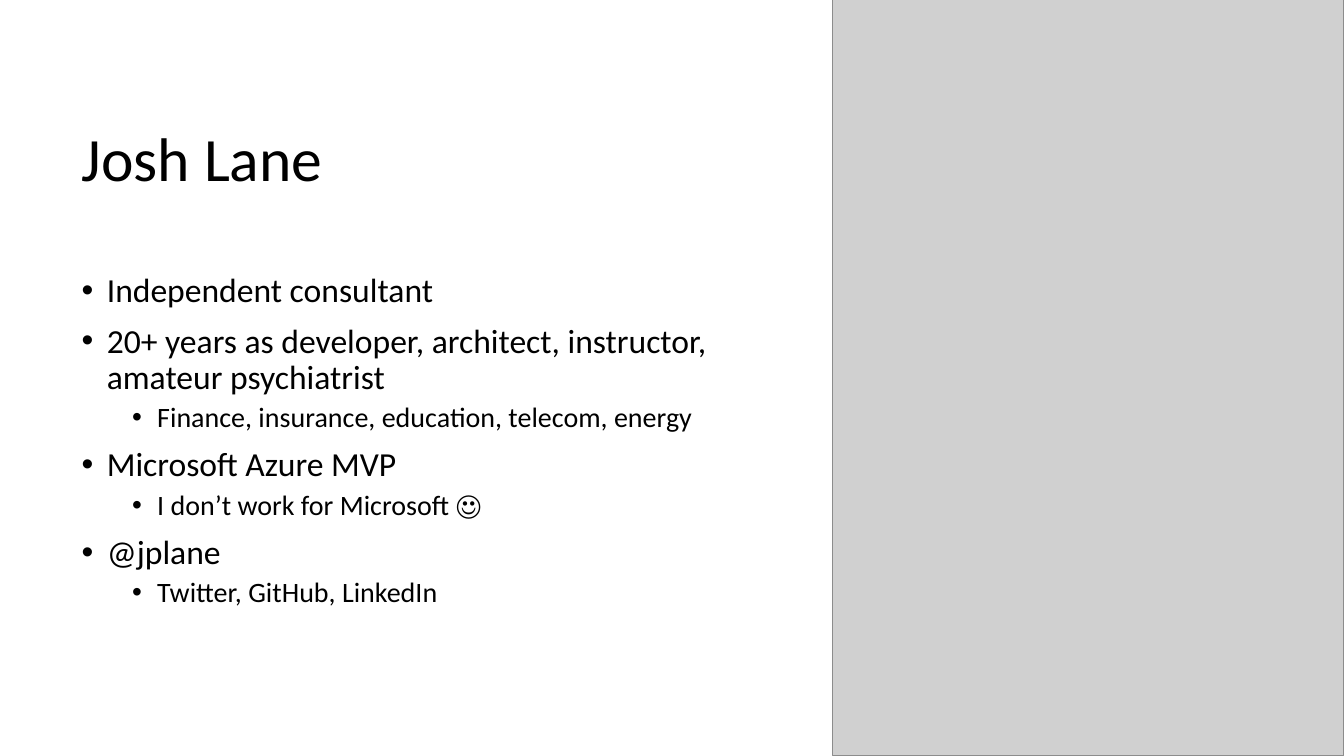
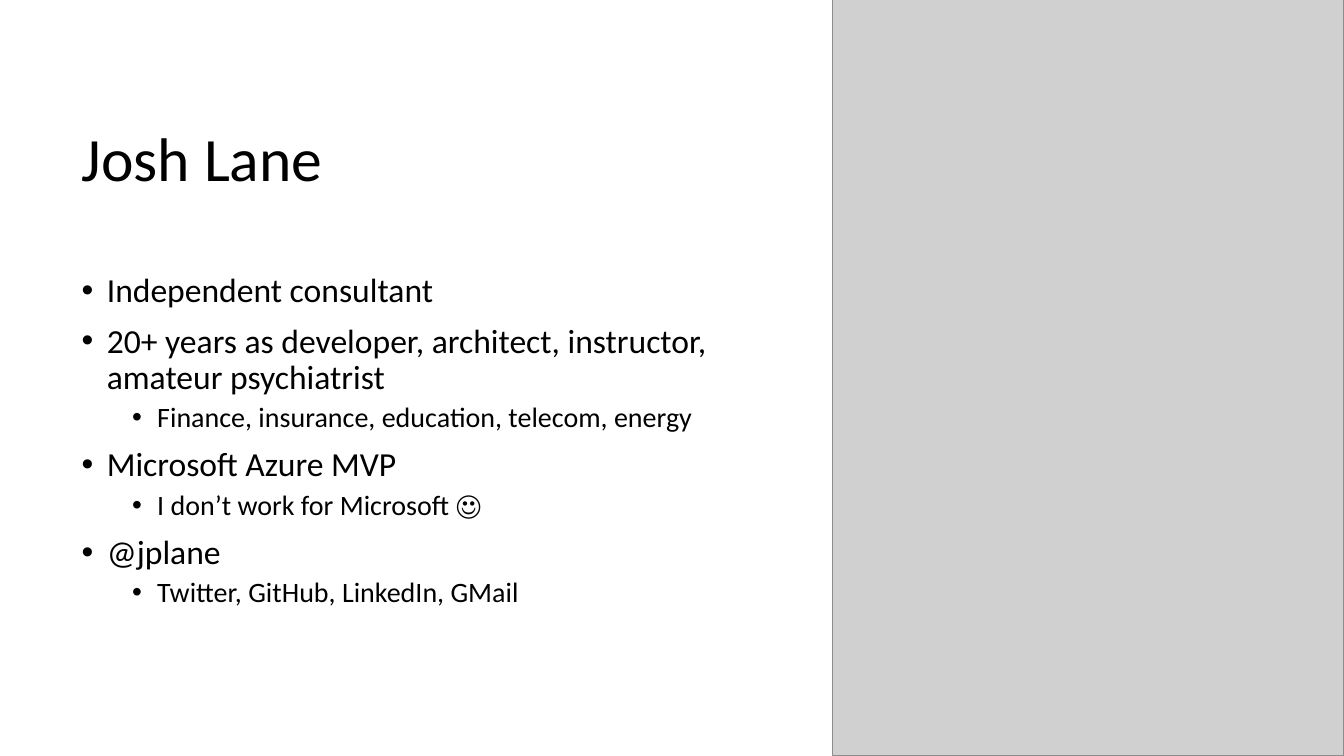
Before and after one commit to jplane/azure-lambda-architecture, a slide deck: slide 2 of Azure IoT and Lambda Architecture.pptx. Drawn at 1344x756 pixels with LibreOffice and Linux fonts; fonts in the diff are those of the drawing; grey boxes stand for pictures. Boxes give left, top, right and bottom in pixels: in the first picture for what was removed or moved away, otherwise in the second. Text is boxed around its words. In the diff, an @@ line names an element or a change of style, - is before the commit and + after.

```diff
--- a/Azure IoT and Lambda Architecture.pptx
+++ b/Azure IoT and Lambda Architecture.pptx
@@ text at (157, 582, 519, 606): text changed @@
-  • Twitter, GitHub, LinkedIn
+  • Twitter, GitHub, LinkedIn, GMail
```
Also in this commit, not shown: 1 other slide changed, 1 slide added.
